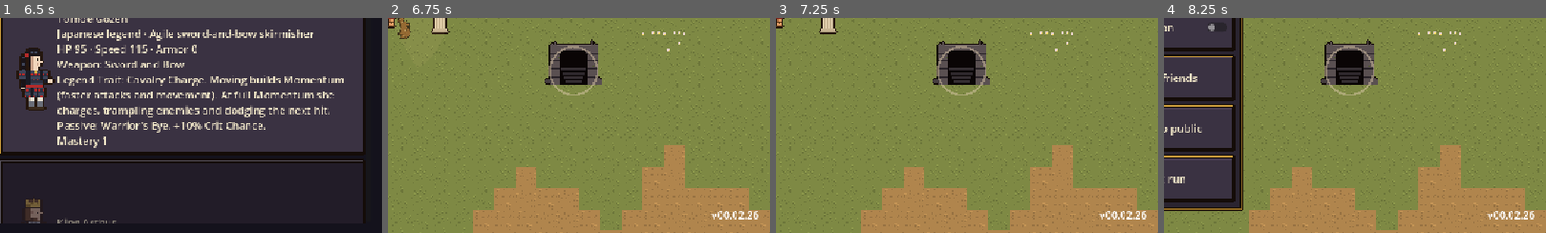
Above: before the commit, frames 1-4 (left to right).
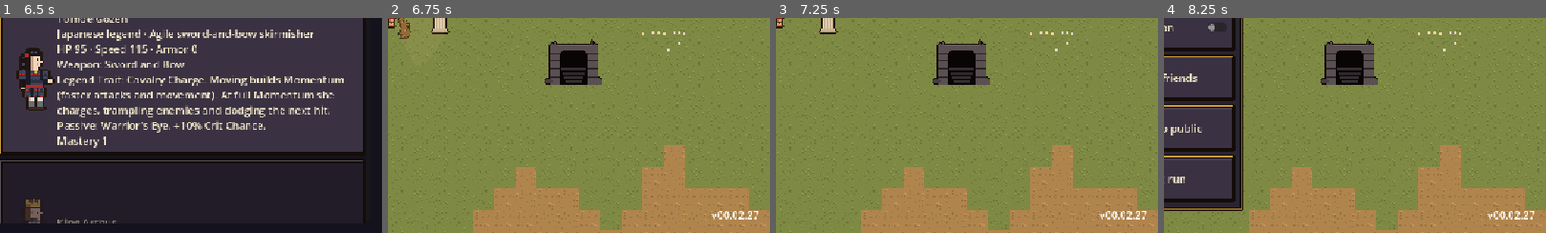
Above: after the commit, the same moments.

Repository: Zephino/Mythriven
Game: Godot game, scene res://scenes/main.tscn
Same seed, same stepped clock (60 frames per second), same inputs: the game is played once before the commit and once after it.
Inputs:
- Up to frame 1 (6.5 s): click "Play" at 0.5 s; click "Play" at 1.25 s; click "Co-op" at 2 s; click "Public Games" at 2.75 s; click "Hall of Legends" at 3.5 s; click "Leaderboard" at 4.25 s; click "Suggest a Feature" at 5 s; click "The Aegean Shore Best none ye…" at 5.75 s
- Up to frame 2 (6.75 s): click "Heracles Greek · Bruiser HP 1…" at 6.5 s
- Up to frame 3 (7.25 s): no input
- Up to frame 4 (8.25 s): click "Lv 1" at 7.25 s; click "II" at 8 s
The pictures show only the part of the screen within x 50-100%, y 50-100%; the shares and areas given below are measured in that part.

Frame 1 is identical in both runs. In frame 2, 0.4% of the frame differs, in the area x 42-97%, y 12-94%; in frame 3, 0.4%; in frame 4, 0.4%.

Commit message:
v00.02.27 Review: no rings round dungeon entrances; gathering ring only while gathering
Co-Authored-By: Claude Opus 5.5 <noreply@anthropic.com>
Claude-Session: https://claude.ai/code/session_015nF5Mw8v9R2Etpth2EQKF7

Diff:
--- a/project.godot
+++ b/project.godot
@@ -11,7 +11,7 @@
 [application]
 
 config/name="Mythriven"
-config/version="00.02.26"
+config/version="00.02.27"
 run/main_scene="res://scenes/main.tscn"
 config/features=PackedStringArray("4.7", "GL Compatibility")
 
--- a/scripts/gods/shrine_dungeon.gd
+++ b/scripts/gods/shrine_dungeon.gd
@@ -29,6 +29,7 @@
 var _back: Dictionary = {}        # player_id -> where they stood outside
 var _last: Dictionary = {}        # player_id -> last position inside on walkable floor
 var _gather_s: float = 0.0
+var _gather_at := Vector2.INF     # the entrance the party is gathering at
 var _bind_s: Dictionary = {}
 var _spawned: Array = []           # enemy slots spawned inside
 var _enemy_last: Dictionary = {}   # slot -> last position on floor
@@ -163,8 +164,13 @@
 		return false
 	for player: Player in standing:
 		if player.position.distance_to(at_shrine["pos"]) > Data.cfg_float("gods.shrine_radius_px") + player.body_radius:
-			_gather_s = 0.0
+			# Only the entrance being gathered at resets; another one on screen leaves it alone.
+			if Vector2(at_shrine["pos"]) == _gather_at:
+				_gather_s = 0.0
 			return false
+	if Vector2(at_shrine["pos"]) != _gather_at:
+		_gather_s = 0.0
+		_gather_at = at_shrine["pos"]
 	_gather_s += delta
 	if _gather_s < Data.cfg_float("gods.dungeon_gather_s"):
 		return false
@@ -173,7 +179,10 @@
 	return true
 
 
-func gather_progress() -> float:
+## How far the party is through gathering at the entrance at `at` (0 at any other entrance).
+func gather_progress(at: Vector2 = Vector2.INF) -> float:
+	if at != Vector2.INF and at != _gather_at:
+		return 0.0
 	return _gather_s / maxf(Data.cfg_float("gods.dungeon_gather_s"), 0.01)
 
 
--- a/scripts/gods/shrines.gd
+++ b/scripts/gods/shrines.gd
@@ -220,7 +220,7 @@
 
 
 ## A dungeon's entrance: a patch of floor, a front wall with a dark doorway in the middle (the shrine's position),
-## columns and fire bowls either side, and the ring that fills as the party gathers in the doorway.
+## columns and fire bowls either side, and a ring that fills while the party gathers in the doorway.
 func _draw_entrance(at: Vector2, shrine: Dictionary, parts: Dictionary, color: Color) -> void:
 	var frames: Dictionary = parts["frames"]
 	var tile: float = ShrineLayout.TILE
@@ -239,10 +239,9 @@
 		draw_texture(column, at + Vector2(side * tile - column.get_width() * 0.5, -tile * 0.5 - column.get_height() + 6.0))
 		var bowl: ImageTexture = (frames["brazier"] as Array)[0]
 		draw_texture(bowl, at + Vector2(side * tile * 2.5 - bowl.get_width() * 0.5, tile * 0.5 - bowl.get_height()))
-	if dungeon != null and dungeon.gather_progress() > 0.0:
-		draw_arc(at, Data.cfg_float("gods.shrine_radius_px"), -PI * 0.5, -PI * 0.5 + TAU * dungeon.gather_progress(), 32, color, 3.0)
-	else:
-		draw_arc(at, Data.cfg_float("gods.shrine_radius_px"), 0.0, TAU, 32, Color(color, 0.6), 2.0)
+	# No ring round the entrance (owner request 10/31/2026): it shows only while the party gathers, filling up.
+	if dungeon != null and dungeon.gather_progress(at) > 0.0:
+		draw_arc(at, Data.cfg_float("gods.shrine_radius_px"), -PI * 0.5, -PI * 0.5 + TAU * dungeon.gather_progress(at), 32, color, 3.0)
 
 
 ## The altar's stones, in the style of the god's people.
--- a/scripts/world/ruins_dungeon.gd
+++ b/scripts/world/ruins_dungeon.gd
@@ -65,17 +65,16 @@
 		PixelArt.draw_standing(self, chest, altar_position() + Vector2(0.0, -2.0), false)
 
 
-## The ruins in the world: the stairway down, with the gathering ring filling as the party waits at it.
-func draw_entrance(canvas: CanvasItem, at: Vector2, done: bool, color: Color) -> void:
+## The ruins in the world: the stairway down. No ring round it (owner request 10/31/2026); one shows only while the
+## party gathers at it, filling up.
+func draw_entrance(canvas: CanvasItem, at: Vector2, done: bool, _color: Color) -> void:
 	var frames: Dictionary = PixelArt.find(PARTS)["frames"]
 	var texture: ImageTexture = (frames["entrance"] as Array)[0]
 	var shade := Color(1, 1, 1, 0.45) if done else Color.WHITE
 	canvas.draw_texture(texture, at - Vector2(texture.get_width() * 0.5, texture.get_height() * 0.75), shade)
-	if not done:
-		canvas.draw_arc(at, Data.cfg_float("gods.shrine_radius_px"), 0.0, TAU, 40, Color(color, 0.5), 1.5)
-		if not active and gather_progress() > 0.0:
-			canvas.draw_arc(at, Data.cfg_float("gods.shrine_radius_px"), -PI * 0.5, -PI * 0.5 + TAU * gather_progress(), 40,
-					Color.WHITE, 3.0)
+	if not done and not active and gather_progress(at) > 0.0:
+		canvas.draw_arc(at, Data.cfg_float("gods.shrine_radius_px"), -PI * 0.5, -PI * 0.5 + TAU * gather_progress(at), 40,
+				Color.WHITE, 3.0)
 
 
 # --- Co-op: joining players go in and out with the host (carried by PoiManager's mirror) --------------------------
Not shown, changed: CHANGELOG.md
Not shown, changed: VERSION
